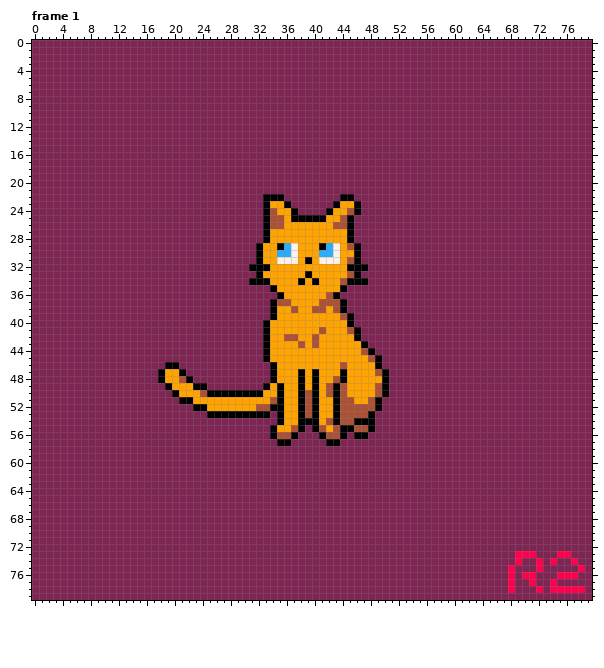
Pixel-art file: artwork/artwork_0009.aseprite. Above: the version before the commit.
80x80 pixels, 6 frames. Shown: frame 1. The commit also changed other frames, which this record leaves out.
New version:
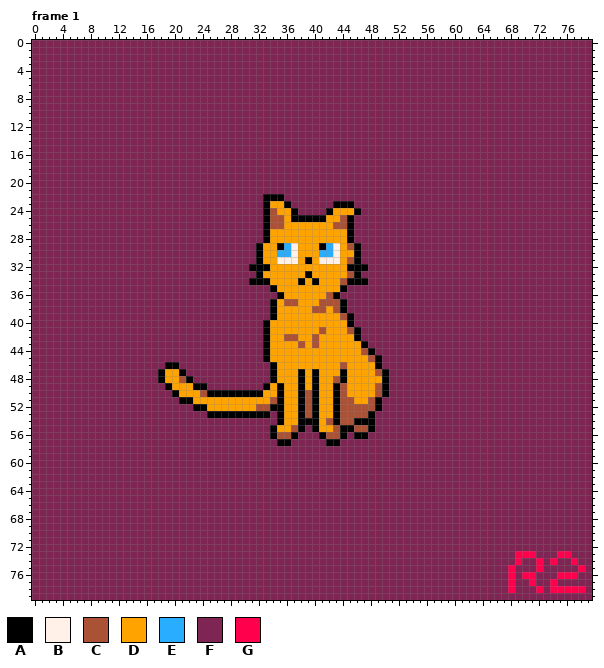
Palette (. is transparent): A #000000  B #fff1e8  C #ab5236  D #ffa300  E #29adff  F #7e2553  G #ff004d
What changed:
{"where": "frame 1, layer \"body\""}
{"frame":1,"y":22,"x":44,"old":"AA","new":"FF"}
{"frame":1,"y":23,"x":44,"old":"DDA","new":"AAF"}
{"frame":1,"y":24,"x":45,"old":"C","new":"D"}
{"frame":1,"y":37,"x":35,"old":"C","new":"D"}
{"frame":1,"y":37,"x":37,"old":"D","new":"C"}
{"frame":1,"y":38,"x":37,"old":"C","new":"D"}
{"frame":1,"y":49,"x":42,"old":"C","new":"D"}
{"frame":1,"y":50,"x":42,"old":"C","new":"D"}
{"frame":1,"y":55,"x":41,"old":"C","new":"D"}
{"label":"changed","picture_box":[340,194,361,215]}
{"label":"changed","picture_box":[277,299,298,313]}
{"label":"changed","picture_box":[326,383,333,397]}
{"label":"changed","picture_box":[319,425,326,432]}
